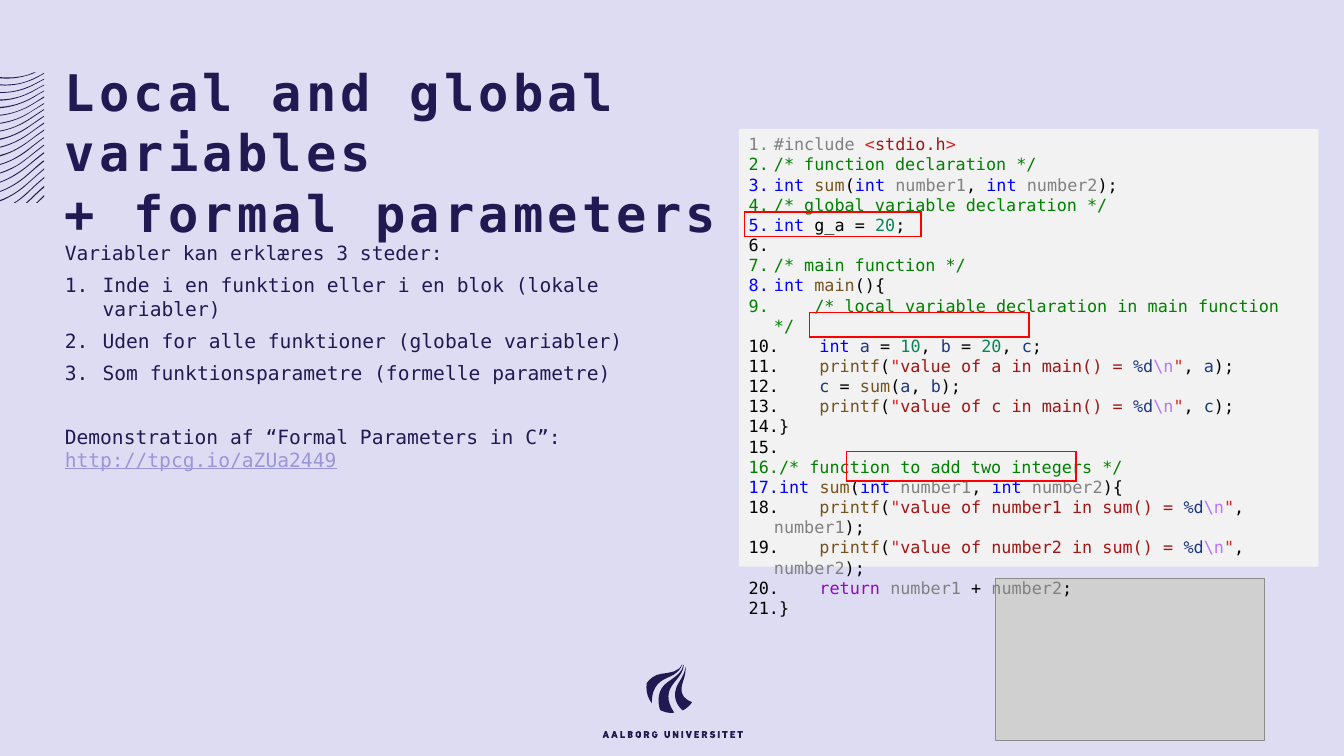
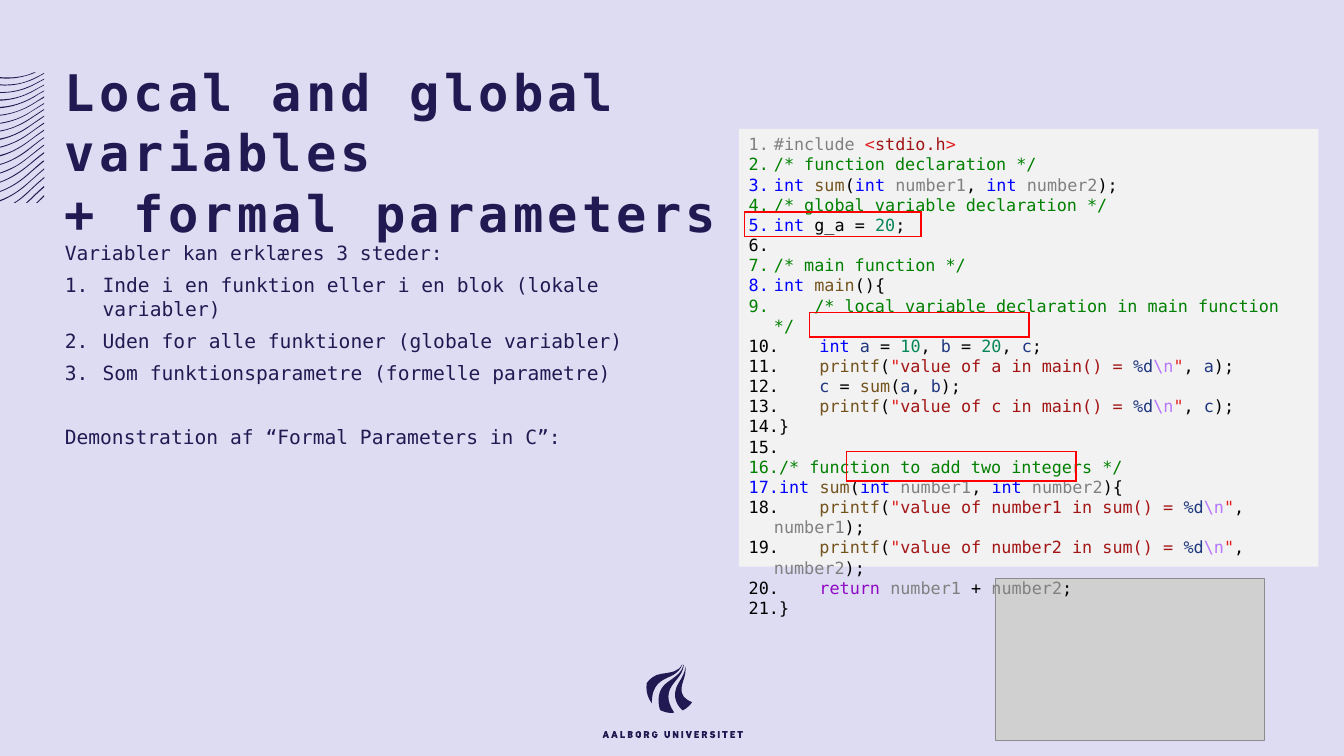
Before and after one commit to AAU-ST1-Programming/arrays_and_pointers, a slide deck: slide 5 of arrays_and_pointers.pptx. Drawn at 1344x756 pixels with LibreOffice and Linux fonts; fonts in the diff are those of the drawing; grey boxes stand for pictures. Boxes give left, top, right and bottom in pixels: in the first picture for what was removed or moved away, otherwise in the second. Text is boxed around its words. In the diff, an @@ line names an element or a change of style, - is before the commit and + after.

```diff
--- a/arrays_and_pointers.pptx
+++ b/arrays_and_pointers.pptx
@@ text at (x1=65, y1=429, x2=560, y2=445): text changed @@
-Demonstration af “Formal Parameters in C”: http://tpcg.io/aZUa2449
+Demonstration af “Formal Parameters in C”:
```
Also in this commit, not shown: 3 other slides changed, 2 slides removed, 4 other files.
